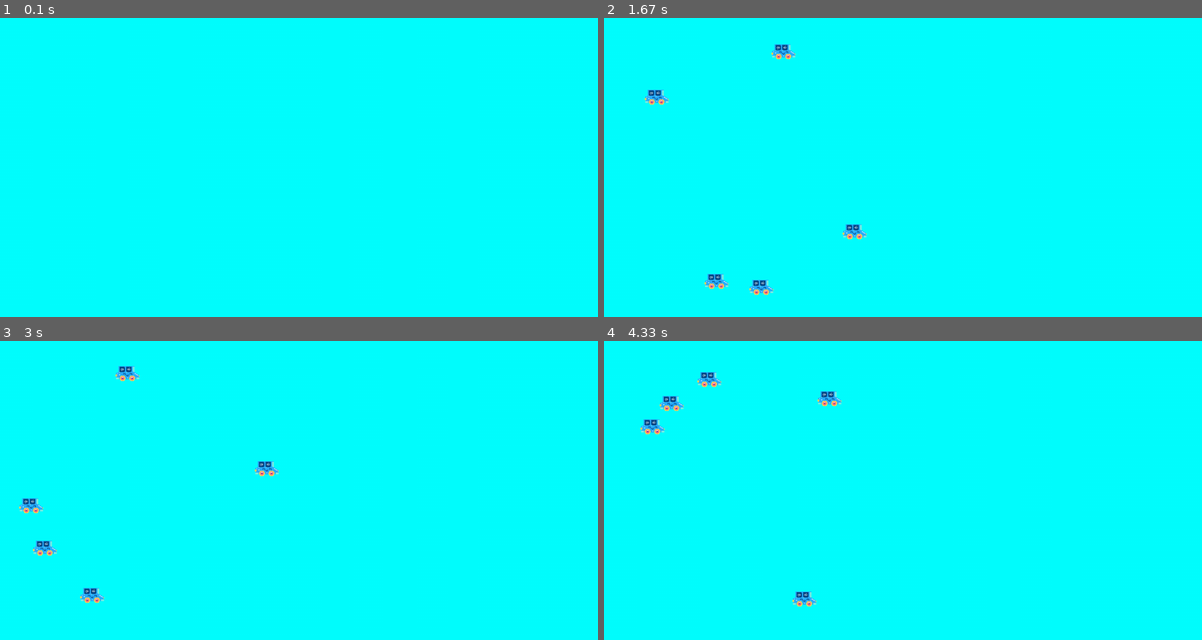
Above: before the commit, frames 1-4 (two rows, left to right).
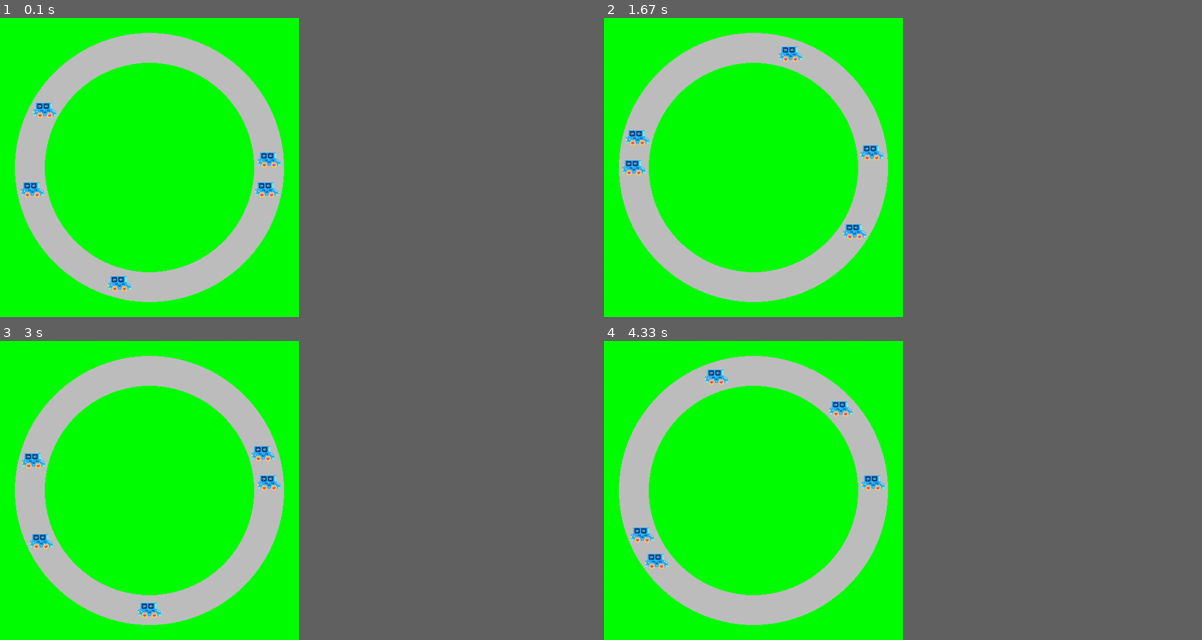
Above: after the commit, the same moments.

Repository: alexkens/traffic_automaton
Game: pygame game, started from pygame_round_road.py
The game is run twice, just before and just after one commit, with the same random seed, the same clock (stepped at 60 frames per second) and the same inputs.
Inputs:
- Up to frame 1 (0.1 s): no input
- Up to frame 2 (1.67 s): no input
- Up to frame 3 (3 s): no input
- Up to frame 4 (4.33 s): no input
In our replay, the window is 900x450 before the commit and 450x450 after it. These sizes can differ from the game's own. Grey fills any space a smaller window leaves; there, only what the larger window draws over its background counts as a difference.

The runs differ from the first frame. In frame 1, 50% of the frame differs, in the area x 0-50%, y 0-100%; in frame 2, 50%; in frame 3, 50%; in frame 4, 50%.

Commit message:
general update

Diff:
--- a/main.py
+++ b/main.py
@@ -38,6 +38,7 @@
     print()
     print()
 
+
 def insert_car(lane, car_list):
     for car in car_list:
         lane[car.current_position] = OCCUPIED
@@ -70,6 +71,7 @@
     available_pos = car.current_position
 
     for i in range(car.current_position+1, best_pos+1):
+        # if i > 99: 100 => 0, 101 => 1, etc.
         i = i % LANE_SIZE
         best_pos = best_pos % LANE_SIZE
 
--- a/pygame_round_road.py
+++ b/pygame_round_road.py
@@ -8,7 +8,7 @@
 
 POSITION = 10
 POS_Y = 250
-CLOCK = 0.2
+CLOCK = 0.09
 
 
 class Rectangle(pygame.sprite.Sprite):
@@ -51,7 +51,7 @@
         pygame.init()
 
         # Game Screen
-        screen_width = 1000
+        screen_width = 500
         screen_height = 500
         self.screen = pygame.display.set_mode((screen_width, screen_height))
         pygame.display.set_caption("Sprite Animation")
@@ -67,13 +67,14 @@
                     sys.exit()
 
             # background
-            self.screen.fill((0, 255, 255))
-            self.moving_sprites.draw(self.screen)
+            self.screen.fill("green")
+            # self.moving_sprites.draw(self.screen)
 
 
 
             # Set the circle road
-            # pygame.draw.circle(self.screen, "yellow", (250., 250.), 200., 50)
+            circle = pygame.draw.circle(self.screen, "grey", (250., 250.), 225., 50)
+            self.moving_sprites.draw(self.screen)
             pygame.display.flip()
             # pygame.display.update()
             blits_list = []
@@ -84,7 +85,7 @@
 
             #
             # step
-            self.pygame_step()
+            self.pygame_step(circle)
 
             time.sleep(CLOCK)
 
@@ -93,7 +94,7 @@
             pygame.draw.rect(screen, RED, rect, 1)
             pygame.display.update()"""
 
-    def pygame_step(self):
+    def pygame_step(self, circle):
         self.moving_sprites.empty()
         updated_lane = step(self.lane)
         for i in range(LANE_SIZE):
@@ -120,10 +121,10 @@
 
 if __name__ == '__main__':
     car1 = Car(0, 3)
-    car2 = Car(6, 3)
-    car3 = Car(44, 2)
+    car2 = Car(26, 3)
+    car3 = Car(44, 3)
     car4 = Car(55, 3)
-    car5 = Car(77, 4)
+    car5 = Car(99, 3)
     index_list = [car1, car2, car3, car4, car5]
     car_l = [car1]
 
